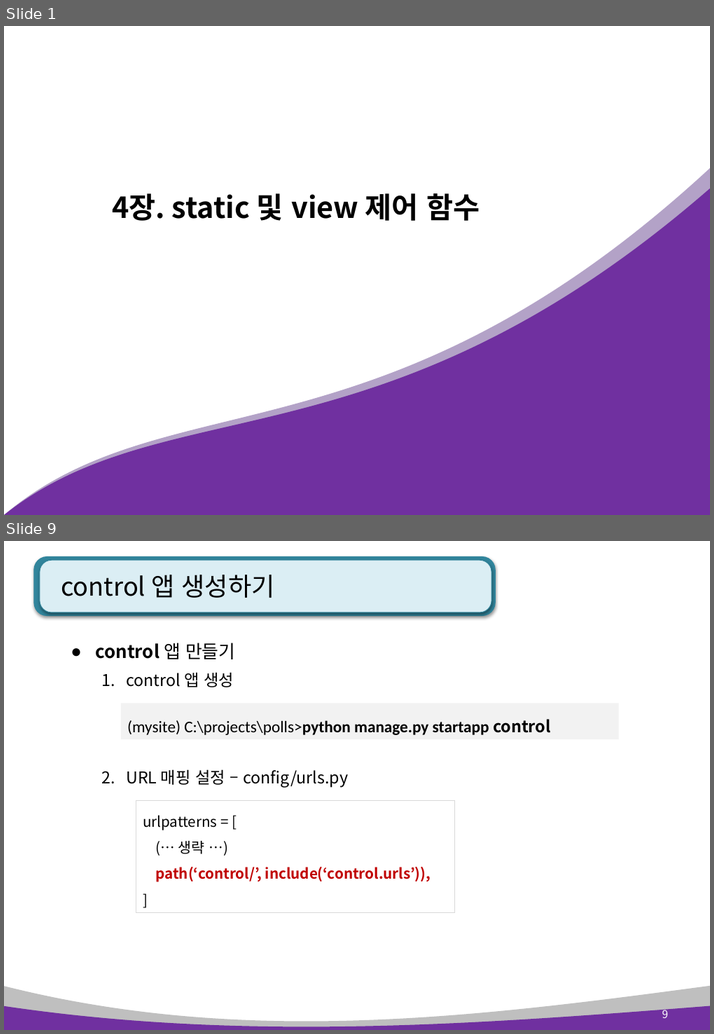
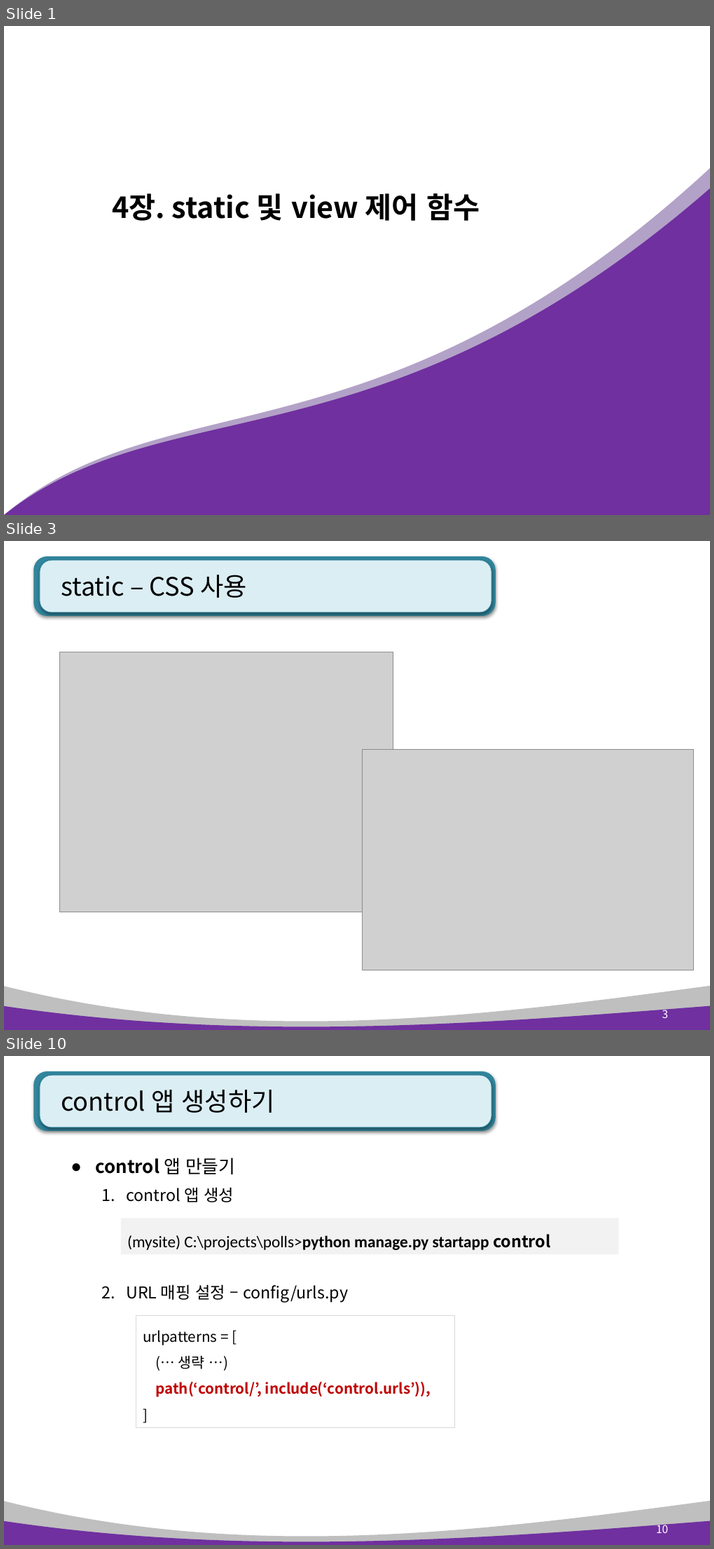
Before and after one commit to pshho/ngreen_project, a slide deck: pyWorks/자료/django_ppt/polls_ppt/polls 4장. static 및 view 제어함수2.pptx. Shown one above the other, each under a label of ours: slides 1 and 9 before the commit, slides 1, 3 and 10 after it; the slides between them are not shown. The pictures are 714x1034 and 714x1549 pixels, drawn with LibreOffice and Linux fonts; fonts in the diff are those of the drawing; grey boxes stand for pictures; background and template pictures are left out. Boxes give left, top, right and bottom in pixels: in the first picture for what was removed or moved away, otherwise in the second. Text is boxed around its words. In the diff, an @@ line names an element or a change of style, - is before the commit and + after.

```diff
--- a/pyWorks/자료/django_ppt/polls_ppt/polls 4장. static 및 view 제어함수2.pptx
+++ b/pyWorks/자료/django_ppt/polls_ppt/polls 4장. static 및 view 제어함수2.pptx
@@ slide 3 added at box(4, 541, 710, 1030), background #FFFFFF; not listed: 4 template elements that a slide beside it also shows @@
@@ title added at box(61, 575, 247, 598), 28 pt, text #000000 @@
+static – CSS 사용
@@ picture added at box(59, 652, 393, 912) @@
@@ picture added at box(362, 750, 694, 970) @@
@@ page number added at box(662, 1007, 668, 1018), 12 pt, text #FFFFFF @@
+3
@@ what was slide 9 is now slide 10 @@
@@ page number at box(656, 1522, 668, 1533): text changed @@
-9
+10
```
Also in this commit, not shown: 7 slides changed, 1 slide removed, 22 other files.
